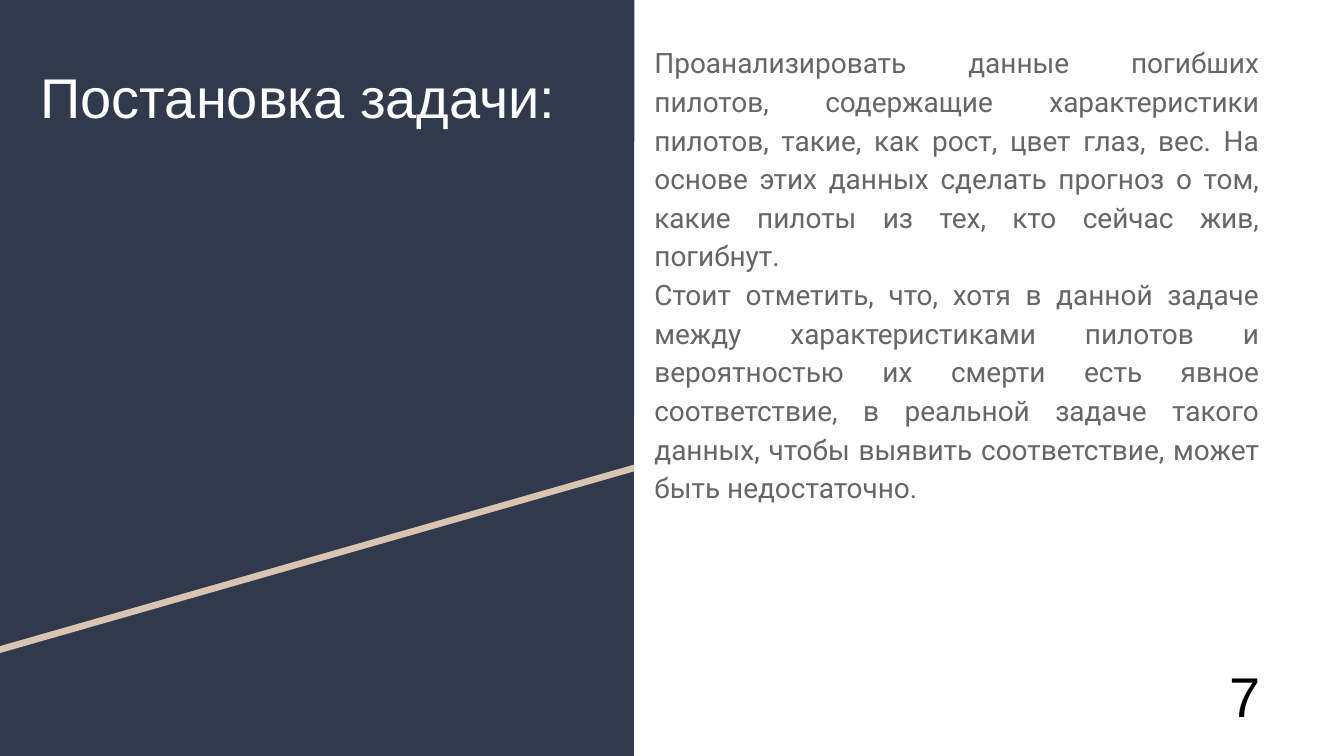
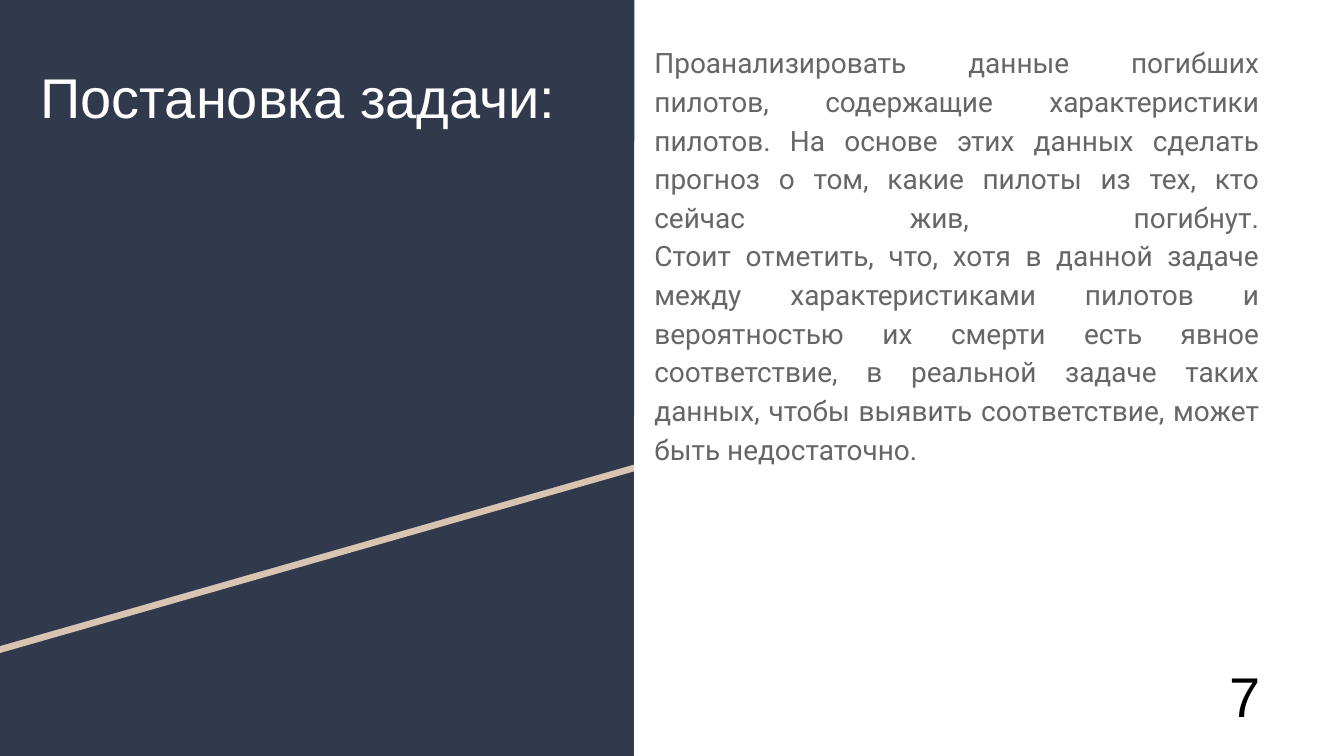
Before and after one commit to AlexanderUzunyan/TestProject, a slide deck: slide 8 of neuro/doc/TMVA.odp. Drawn at 1344x756 pixels with LibreOffice and Linux fonts; fonts in the diff are those of the drawing. Boxes give left, top, right and bottom in pixels: in the first picture for what was removed or moved away, otherwise in the second. Text is boxed around its words. In the diff, an @@ line names an element or a change of style, - is before the commit and + after.

Commit message:
new presentation version

```diff
--- a/neuro/doc/TMVA.odp
+++ b/neuro/doc/TMVA.odp
@@ text at (x1=654, y1=52, x2=1259, y2=465): text changed @@
-Проанализировать данные погибших пилотов, содержащие характеристики пилотов, такие, как рост, цвет глаз, вес. На основе этих данных сделать прогноз о том, какие пилоты из тех, кто сейчас жив, погибнут.
-Стоит отметить, что, хотя в данной задаче между характеристиками пилотов и вероятностью их смерти есть явное соответствие, в реальной задаче такого данных, чтобы выявить соответствие, может быть недостаточно.
+Проанализировать данные погибших пилотов, содержащие характеристики пилотов. На основе этих данных сделать прогноз о том, какие пилоты из тех, кто сейчас жив, погибнут.
+Стоит отметить, что, хотя в данной задаче между характеристиками пилотов и вероятностью их смерти есть явное соответствие, в реальной задаче таких данных, чтобы выявить соответствие, может быть недостаточно.
```
Also in this commit, not shown: 10 other slides changed, 3 slides added, 1 slide removed.
